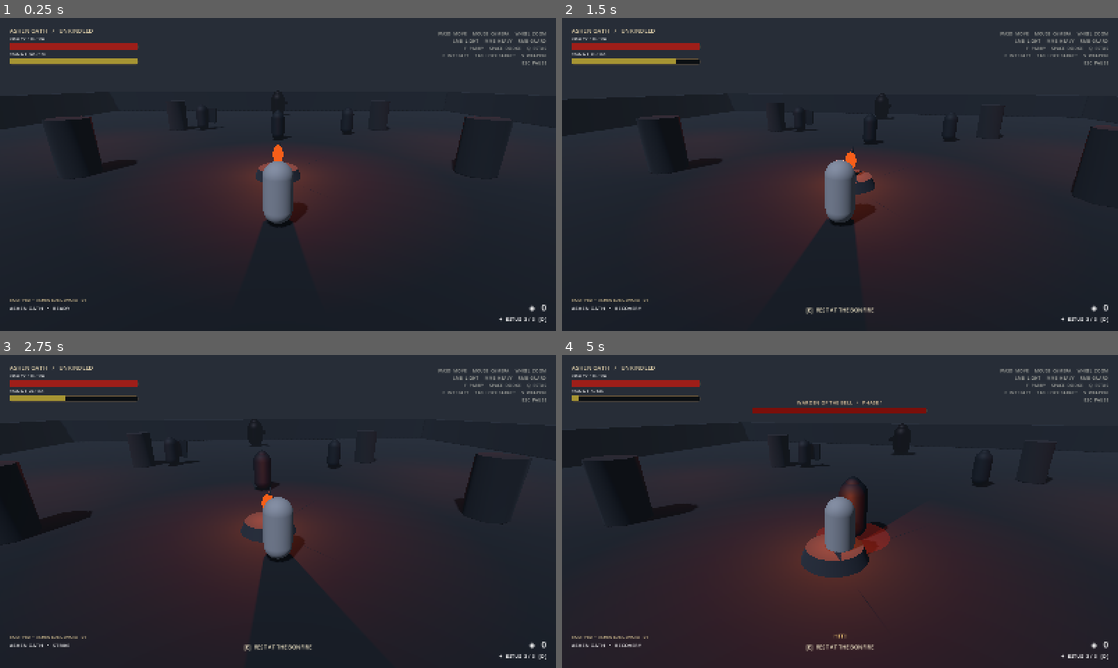
Above: before the commit, frames 1-4 (two rows, left to right).
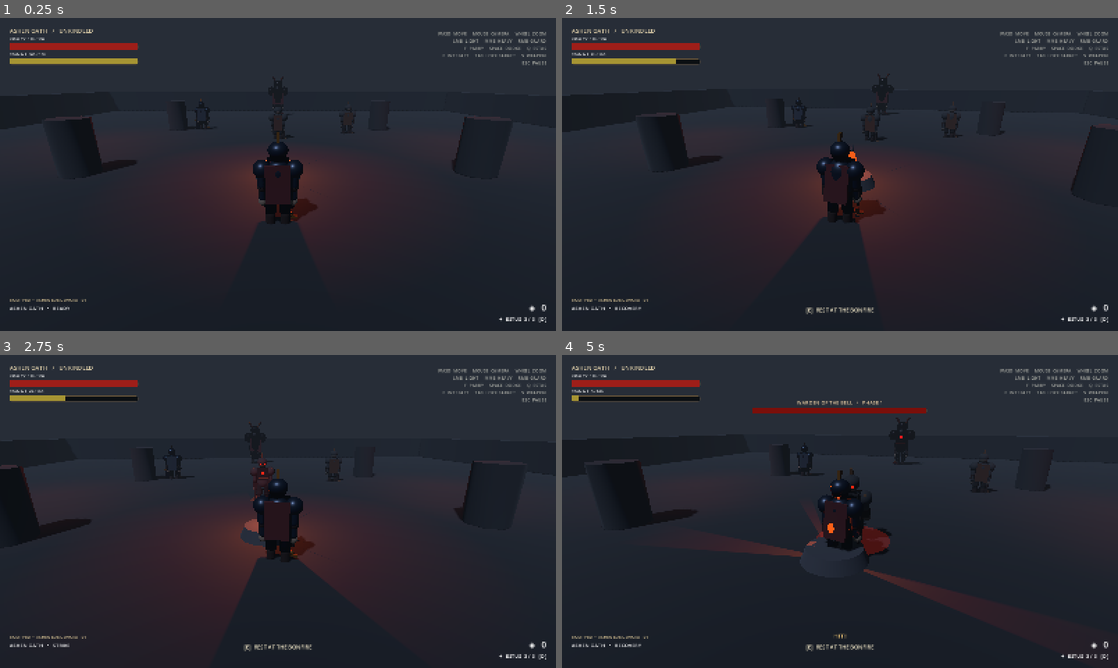
Above: after the commit, the same moments.

Repository: BigFluffyCatOnWatermelon/autism-gaming
Game: Godot game, scene res://scenes/locations/ashen_outskirts.tscn
Same seed, same stepped clock (60 frames per second), same inputs: the game is played once before the commit and once after it.
Inputs (mouse positions are in pixels of both pictures, inside the frame that each line leads up to):
- Up to frame 1 (0.25 s): no input
- Up to frame 2 (1.5 s): tap Enter at 0.5 s; move the mouse to (867, 174) at 0.52 s; hold W (move_forward) from 0.53 s (still down); right-click (867, 174) at 0.6 s; click (867, 174) at 0.67 s; tap Space (dodge) at 0.8, 1.35 s; move the mouse to (812, 174) at 1.27 s; click (812, 174) at 1.42 s
- Up to frame 3 (2.75 s): keep holding W (move_forward); tap Q (heal) at 1.55, 2.1 s; move the mouse to (289, 505) at 2.02 s; click (289, 505) at 2.17 s; tap F (parry) at 2.3 s
- Up to frame 4 (5 s): keep holding W (move_forward); move the mouse to (834, 517) at 2.77 s; tap F (parry) at 2.85 s; click (834, 517) at 2.92 s; right-click (834, 517) at 3.05 s; move the mouse to (878, 514) at 3.52 s; right-click (878, 514) at 3.6 s; click (878, 514) at 3.67 s; tap Space (dodge) at 3.8, 4.35 s; move the mouse to (795, 508) at 4.27 s; click (795, 508) at 4.42 s; tap Q (heal) at 4.55 s

The runs differ from the first frame. In frame 1, 1.8% of the frame differs, in the area x 35-64%, y 24-71%; in frame 2, 2.3%; in frame 3, 3.0%; in frame 4, 16%, in the area x 2-88%, y 20-100%.
Error after the commit: Parse Error: Cannot infer the type of "at" variable because the value doesn't have a set type. (res://scripts/world/arena_dressing.gd:110)

Commit message:
feat(soulslike): integrate visual rigs, animations, VFX and inverted camera

Diff:
--- a/soulslike/scenes/bosses/warden_of_the_bell.tscn
+++ b/soulslike/scenes/bosses/warden_of_the_bell.tscn
@@ -1,22 +1,17 @@
-[gd_scene load_steps=9 format=3]
+[gd_scene load_steps=6 format=3]
+
 [ext_resource type="Script" path="res://scripts/bosses/boss_controller.gd" id="1"]
+[ext_resource type="Script" path="res://scripts/actors/humanoid_visual.gd" id="2"]
+
 [sub_resource type="CapsuleShape3D" id="BossShape"]
 radius = 0.78
 height = 2.6
-[sub_resource type="CapsuleMesh" id="BossMesh"]
-radius = 0.78
-height = 2.6
-[sub_resource type="SphereMesh" id="BossHead"]
-radius = 0.48
-height = 0.8
-[sub_resource type="StandardMaterial3D" id="BossMaterial"]
-albedo_color = Color(0.105, 0.075, 0.075, 1)
-metallic = 0.7
-roughness = 0.55
+
 [sub_resource type="CylinderMesh" id="BossTelegraph"]
 top_radius = 1.35
 bottom_radius = 1.35
 height = 0.03
+
 [sub_resource type="StandardMaterial3D" id="BossTelegraphMaterial"]
 shading_mode = 0
 transparency = 1
@@ -24,8 +19,6 @@
 emission_enabled = true
 emission = Color(1, 0.035, 0.008, 1)
 emission_energy_multiplier = 1.0
-[sub_resource type="BoxMesh" id="BellBlade"]
-size = Vector3(0.28, 0.22, 2.3)
 
 [node name="WardenOfTheBell" type="CharacterBody3D" groups=["enemies", "bosses"]]
 collision_layer = 2
@@ -43,20 +36,11 @@
 [node name="CollisionShape3D" type="CollisionShape3D" parent="."]
 position = Vector3(0, 1.28, 0)
 shape = SubResource("BossShape")
+
 [node name="Visual" type="Node3D" parent="."]
-[node name="Torso" type="MeshInstance3D" parent="Visual"]
-position = Vector3(0, 1.26, 0)
-mesh = SubResource("BossMesh")
-material_override = SubResource("BossMaterial")
-[node name="Head" type="MeshInstance3D" parent="Visual"]
-position = Vector3(0, 2.35, -0.03)
-mesh = SubResource("BossHead")
-material_override = SubResource("BossMaterial")
-[node name="BellBlade" type="MeshInstance3D" parent="Visual"]
-position = Vector3(0.94, 1.4, -0.3)
-rotation = Vector3(0, 0, 0.22)
-mesh = SubResource("BellBlade")
-material_override = SubResource("BossMaterial")
+script = ExtResource("2")
+archetype = "warden"
+
 [node name="Telegraph" type="MeshInstance3D" parent="."]
 position = Vector3(0, 0.025, 0)
 mesh = SubResource("BossTelegraph")
--- a/soulslike/scenes/enemies/ashen_hollow.tscn
+++ b/soulslike/scenes/enemies/ashen_hollow.tscn
@@ -1,22 +1,17 @@
-[gd_scene load_steps=8 format=3]
+[gd_scene load_steps=6 format=3]
+
 [ext_resource type="Script" path="res://scripts/enemies/enemy_base.gd" id="1"]
+[ext_resource type="Script" path="res://scripts/actors/humanoid_visual.gd" id="2"]
+
 [sub_resource type="CapsuleShape3D" id="CapsuleShape_enemy"]
 radius = 0.42
 height = 1.8
-[sub_resource type="CapsuleMesh" id="CapsuleMesh_enemy"]
-radius = 0.42
-height = 1.8
-[sub_resource type="SphereMesh" id="HeadMesh"]
-radius = 0.25
-height = 0.5
-[sub_resource type="StandardMaterial3D" id="EnemyMaterial"]
-albedo_color = Color(0.12, 0.14, 0.16, 1)
-metallic = 0.35
-roughness = 0.7
+
 [sub_resource type="CylinderMesh" id="TelegraphMesh"]
 top_radius = 1.15
 bottom_radius = 1.15
 height = 0.025
+
 [sub_resource type="StandardMaterial3D" id="TelegraphMaterial"]
 shading_mode = 0
 transparency = 1
@@ -29,18 +24,15 @@
 collision_layer = 2
 collision_mask = 3
 script = ExtResource("1")
+
 [node name="CollisionShape3D" type="CollisionShape3D" parent="."]
 position = Vector3(0, 0.92, 0)
 shape = SubResource("CapsuleShape_enemy")
+
 [node name="Visual" type="Node3D" parent="."]
-[node name="Torso" type="MeshInstance3D" parent="Visual"]
-position = Vector3(0, 0.92, 0)
-mesh = SubResource("CapsuleMesh_enemy")
-material_override = SubResource("EnemyMaterial")
-[node name="Head" type="MeshInstance3D" parent="Visual"]
-position = Vector3(0, 1.65, -0.02)
-mesh = SubResource("HeadMesh")
-material_override = SubResource("EnemyMaterial")
+script = ExtResource("2")
+archetype = "hollow"
+
 [node name="Telegraph" type="MeshInstance3D" parent="."]
 position = Vector3(0, 0.025, 0)
 mesh = SubResource("TelegraphMesh")
--- a/soulslike/scenes/enemies/ashen_shield_guard.tscn
+++ b/soulslike/scenes/enemies/ashen_shield_guard.tscn
@@ -1,31 +1,11 @@
-[gd_scene load_steps=9 format=3]
+[gd_scene load_steps=5 format=3]
 
 [ext_resource type="Script" path="res://scripts/enemies/enemy_base.gd" id="1"]
+[ext_resource type="Script" path="res://scripts/actors/humanoid_visual.gd" id="2"]
 
 [sub_resource type="CapsuleShape3D" id="GuardShape"]
 radius = 0.46
 height = 1.9
-
-[sub_resource type="CapsuleMesh" id="GuardBody"]
-radius = 0.46
-height = 1.9
-
-[sub_resource type="SphereMesh" id="GuardHead"]
-radius = 0.25
-height = 0.5
-
-[sub_resource type="BoxMesh" id="ShieldMesh"]
-size = Vector3(0.88, 1.12, 0.18)
-
-[sub_resource type="StandardMaterial3D" id="GuardMaterial"]
-albedo_color = Color(0.16, 0.17, 0.19, 1)
-metallic = 0.55
-roughness = 0.68
-
-[sub_resource type="StandardMaterial3D" id="ShieldMaterial"]
-albedo_color = Color(0.24, 0.27, 0.29, 1)
-metallic = 0.78
-roughness = 0.42
 
 [sub_resource type="CylinderMesh" id="GuardTelegraph"]
 top_radius = 1.05
@@ -57,22 +37,8 @@
 shape = SubResource("GuardShape")
 
 [node name="Visual" type="Node3D" parent="."]
-
-[node name="Torso" type="MeshInstance3D" parent="Visual"]
-position = Vector3(0, 0.95, 0)
-mesh = SubResource("GuardBody")
-material_override = SubResource("GuardMaterial")
-
-[node name="Head" type="MeshInstance3D" parent="Visual"]
-position = Vector3(0, 1.7, -0.02)
-mesh = SubResource("GuardHead")
-material_override = SubResource("GuardMaterial")
-
-[node name="Shield" type="MeshInstance3D" parent="Visual"]
-position = Vector3(0.55, 1.05, -0.43)
-rotation = Vector3(0, -0.12, -0.08)
-mesh = SubResource("ShieldMesh")
-material_override = SubResource("ShieldMaterial")
+script = ExtResource("2")
+archetype = "guard"
 
 [node name="Telegraph" type="MeshInstance3D" parent="."]
 position = Vector3(0, 0.025, 0)
--- a/soulslike/scenes/locations/ashen_outskirts.tscn
+++ b/soulslike/scenes/locations/ashen_outskirts.tscn
@@ -6,6 +6,8 @@
 [ext_resource type="PackedScene" path="res://scenes/bonfires/bonfire.tscn" id="5"]
 [ext_resource type="PackedScene" path="res://scenes/bosses/warden_of_the_bell.tscn" id="6"]
 [ext_resource type="PackedScene" path="res://scenes/enemies/ashen_shield_guard.tscn" id="7"]
+[ext_resource type="Script" path="res://scripts/world/arena_dressing.gd" id="8"]
+[ext_resource type="Script" path="res://scripts/world/combat_vfx.gd" id="9"]
 
 [sub_resource type="Environment" id="Environment_world"]
 background_mode = 1
@@ -27,6 +29,12 @@
 
 [node name="AshenOutskirts" type="Node3D"]
 script = ExtResource("4")
+[node name="ArenaDressing" type="Node3D" parent="."]
+script = ExtResource("8")
+
+[node name="CombatVFX" type="Node3D" parent="."]
+script = ExtResource("9")
+
 [node name="WorldEnvironment" type="WorldEnvironment" parent="."]
 environment = SubResource("Environment_world")
 [node name="DirectionalLight3D" type="DirectionalLight3D" parent="."]
--- a/soulslike/scenes/player/player.tscn
+++ b/soulslike/scenes/player/player.tscn
@@ -4,12 +4,9 @@
 [ext_resource type="Script" path="res://scripts/actors/health_component.gd" id="2"]
 [ext_resource type="Resource" path="res://data/weapons/ashen_longsword.tres" id="3"]
 [ext_resource type="Resource" path="res://data/weapons/grave_cleaver.tres" id="4"]
+[ext_resource type="Script" path="res://scripts/actors/humanoid_visual.gd" id="5"]
 
 [sub_resource type="CapsuleShape3D" id="CapsuleShape_player"]
-radius = 0.38
-height = 1.65
-
-[sub_resource type="CapsuleMesh" id="CapsuleMesh_player"]
 radius = 0.38
 height = 1.65
 
@@ -26,9 +23,9 @@
 position = Vector3(0, 0.86, 0)
 shape = SubResource("CapsuleShape_player")
 
-[node name="Body" type="MeshInstance3D" parent="."]
-position = Vector3(0, 0.86, 0)
-mesh = SubResource("CapsuleMesh_player")
+[node name="Visual" type="Node3D" parent="."]
+script = ExtResource("5")
+archetype = "player"
 
 [node name="Health" type="Node" parent="."]
 script = ExtResource("2")
--- a/soulslike/scripts/actors/humanoid_visual.gd
+++ b/soulslike/scripts/actors/humanoid_visual.gd
@@ -20,6 +20,7 @@
 var _club: Node3D
 var _shield: Node3D
 var _eyes: StandardMaterial3D
+var _base_scale := Vector3.ONE
 
 func _ready() -> void:
 	_build_rig()
@@ -182,6 +183,7 @@
 	_mesh(self, "ChestSigil", _sphere(0.075 if archetype != "warden" else 0.12), eye_material, Vector3(0, 1.42 if archetype != "warden" else 1.82, -0.38))
 	_mesh(self, "Belt", _box(Vector3(0.62 if archetype != "warden" else 0.86, 0.12, 0.35)), leather, Vector3(0, 0.89 if archetype != "warden" else 1.12, 0))
 	_mesh(self, "Buckle", _box(Vector3(0.12, 0.14, 0.04)), trim, Vector3(0, 0.89 if archetype != "warden" else 1.12, -0.195))
+	_base_torso_material = _torso.material_override as StandardMaterial3D
 	_cape = _mesh(self, "Cloak", _box(Vector3(0.62 if archetype != "warden" else 0.96, 0.95 if archetype != "warden" else 1.2, 0.075)), cloth, Vector3(0, 1.15 if archetype != "warden" else 1.50, 0.22), Vector3.ONE, Vector3(-0.12, 0, 0))
 	if archetype == "warden":
 		_mesh(self, "ShoulderMantle", _sphere(0.45), dark_armor, Vector3(0, 2.02, 0))
@@ -283,9 +285,10 @@
 
 func _apply_proportions() -> void:
 	if archetype == "warden":
-		scale = Vector3(1.3, 1.38, 1.3)
+		_base_scale = Vector3(1.3, 1.38, 1.3)
 	elif archetype == "hollow":
-		scale = Vector3(0.96, 0.96, 0.96)
+		_base_scale = Vector3(0.96, 0.96, 0.96)
+	scale = _base_scale
 
 func _update_weapon(actor: CharacterBody3D) -> void:
 	if archetype != "player":
@@ -322,7 +325,7 @@
 func reset_visual() -> void:
 	if _death_tween != null:
 		_death_tween.kill()
-	scale = Vector3.ONE
+	scale = _base_scale
 	rotation = Vector3.ZERO
 	position = Vector3.ZERO
 	_attack_pose_time = 0.0
--- a/soulslike/scripts/bonfires/bonfire.gd
+++ b/soulslike/scripts/bonfires/bonfire.gd
@@ -6,15 +6,46 @@
 @onready var flame: MeshInstance3D = $Flame
 @onready var fire_light: OmniLight3D = $FireLight
 var elapsed := 0.0
+var ember_timer := 0.0
+var ember_rng := RandomNumberGenerator.new()
+var ember_material: StandardMaterial3D
 
 func _ready() -> void:
 	add_to_group("interactables")
+	ember_rng.randomize()
+	ember_material = StandardMaterial3D.new()
+	ember_material.shading_mode = BaseMaterial3D.SHADING_MODE_UNSHADED
+	ember_material.albedo_color = Color(1.0, 0.31, 0.045)
+	ember_material.emission_enabled = true
+	ember_material.emission = Color(1.0, 0.12, 0.01)
+	ember_material.emission_energy_multiplier = 3.0
 	_update_visual_state()
 
 func _process(delta: float) -> void:
 	elapsed += delta
+	ember_timer -= delta
+	if ember_timer <= 0.0:
+		_emit_ember()
+		ember_timer = ember_rng.randf_range(0.07, 0.16)
 	fire_light.light_energy = 2.1 + 0.22 * sin(elapsed * 9.0) + 0.1 * sin(elapsed * 17.0)
 	flame.scale = Vector3(0.85, 1.0 + 0.12 * sin(elapsed * 11.0), 0.85)
+
+func _emit_ember() -> void:
+	var ember := MeshInstance3D.new()
+	var mesh := SphereMesh.new()
+	mesh.radius = ember_rng.randf_range(0.018, 0.04)
+	mesh.height = mesh.radius * 2.0
+	mesh.radial_segments = 6
+	mesh.rings = 4
+	ember.mesh = mesh
+	ember.material_override = ember_material
+	ember.position = Vector3(ember_rng.randf_range(-0.26, 0.26), ember_rng.randf_range(0.5, 0.9), ember_rng.randf_range(-0.18, 0.18))
+	add_child(ember)
+	var tween := create_tween()
+	tween.set_parallel(true)
+	tween.tween_property(ember, "position", ember.position + Vector3(ember_rng.randf_range(-0.5, 0.5), ember_rng.randf_range(0.8, 1.8), ember_rng.randf_range(-0.5, 0.5)), ember_rng.randf_range(0.65, 1.15)).set_trans(Tween.TRANS_QUAD).set_ease(Tween.EASE_OUT)
+	tween.tween_property(ember, "scale", Vector3.ZERO, 0.9)
+	tween.chain().tween_callback(ember.queue_free)
 
 func get_interaction_text(_player: Node3D) -> String:
 	return "[E]  REST AT THE BONFIRE"
--- a/soulslike/scripts/bosses/boss_controller.gd
+++ b/soulslike/scripts/bosses/boss_controller.gd
@@ -37,7 +37,6 @@
 			if distance <= detection_range:
 				state = AIState.CHASE
 				boss_health_changed.emit(enemy_title, current_health, maximum_health, phase)
-				boss_health_changed.emit(enemy_title, current_health, maximum_health, phase)
 		AIState.CHASE:
 			if distance > detection_range * 1.8:
 				state = AIState.IDLE
@@ -74,6 +73,8 @@
 	move_and_slide()
 
 func _perform_boss_attack() -> void:
+	if body_visual.has_method("play_attack"):
+		body_visual.call("play_attack", true)
 	if not is_instance_valid(player):
 		return
 	var offset := player.global_position - global_position
@@ -106,6 +107,11 @@
 
 func _enter_phase_two() -> void:
 	phase = 2
+	if body_visual.has_method("enrage"):
+		body_visual.call("enrage")
+	var effects := get_tree().get_first_node_in_group("combat_vfx")
+	if effects != null and effects.has_method("spawn_death"):
+		effects.call("spawn_death", global_position + Vector3.UP * 1.4)
 	move_speed = phase_two_speed
 	attack_damage = phase_two_damage
 	attack_recovery = 0.78
--- a/soulslike/scripts/enemies/enemy_base.gd
+++ b/soulslike/scripts/enemies/enemy_base.gd
@@ -133,6 +133,8 @@
 		look_at(global_position + direction, Vector3.UP)
 
 func _perform_attack() -> void:
+	if body_visual.has_method("play_attack"):
+		body_visual.call("play_attack", false)
 	if not is_instance_valid(player):
 		return
 	var offset := player.global_position - global_position
@@ -198,6 +200,7 @@
 		poise_broken = current_poise <= 0.0
 	poise_regeneration_wait = poise_regeneration_delay
 	current_health = maxf(0.0, current_health - damage)
+	_spawn_combat_effect("spawn_hit", [global_position + Vector3.UP * 1.0, false, blocked_by_shield and not poise_broken])
 	_flash_hit()
 	if current_health <= 0.0:
 		_die()
@@ -215,24 +218,17 @@
 	state = AIState.STUNNED
 	state_time = 2.0
 	_set_telegraph(false)
+	_spawn_combat_effect("spawn_parry", [global_position + Vector3.UP * 1.1])
 	_flash_hit()
 
 func _flash_hit() -> void:
-	var mesh := body_visual.get_node_or_null("Torso") as MeshInstance3D
-	if mesh == null:
-		return
-	var flash := StandardMaterial3D.new()
-	flash.albedo_color = Color(1.0, 0.55, 0.42, 1.0)
-	flash.emission_enabled = true
-	flash.emission = Color(1.0, 0.18, 0.08, 1.0)
-	flash.emission_energy_multiplier = 1.5
-	mesh.material_override = flash
-	var tween := create_tween()
-	tween.tween_interval(0.11)
-	tween.tween_callback(func() -> void:
-		if is_instance_valid(mesh):
-			mesh.material_override = base_material
-	)
+	if body_visual.has_method("play_hit"):
+		body_visual.call("play_hit")
+
+func _spawn_combat_effect(method_name: StringName, arguments: Array) -> void:
+	var effects := get_tree().get_first_node_in_group("combat_vfx")
+	if effects != null and effects.has_method(method_name):
+		effects.callv(method_name, arguments)
 
 func _die() -> void:
 	state = AIState.DEAD
@@ -240,7 +236,16 @@
 	if not reward_given and is_instance_valid(player):
 		reward_given = true
 		player.add_souls(souls_reward)
-	body_visual.visible = false
+	body_visual.visible = true
+	if body_visual.has_method("play_death"):
+		body_visual.call("play_death")
+	_spawn_combat_effect("spawn_death", [global_position + Vector3.UP * 0.8])
+	var collapse := create_tween()
+	collapse.tween_interval(0.78)
+	collapse.tween_callback(func() -> void:
+		if is_instance_valid(body_visual):
+			body_visual.visible = false
+	)
 	collision_shape.set_deferred("disabled", true)
 	collision_layer = 0
 	collision_mask = 0
@@ -258,6 +263,8 @@
 	global_rotation = spawn_rotation
 	velocity = Vector3.ZERO
 	body_visual.visible = true
+	if body_visual.has_method("reset_visual"):
+		body_visual.call("reset_visual")
 	collision_shape.set_deferred("disabled", false)
 	collision_layer = 2
 	collision_mask = 3
--- a/soulslike/scripts/player/player_controller.gd
+++ b/soulslike/scripts/player/player_controller.gd
@@ -49,6 +49,7 @@
 @onready var attack_area: Area3D = $AttackArea
 @onready var camera_rig: Node3D = $CameraRig
 @onready var camera: Camera3D = $CameraRig/Camera3D
+@onready var visual_rig: Node3D = $Visual
 
 var stamina := 100.0
 var souls := 0
@@ -109,7 +110,7 @@
 	if locked_target != null and is_instance_valid(locked_target):
 		return
 	camera_yaw = wrapf(camera_yaw - relative.x * camera_sensitivity, -PI, PI)
-	camera_pitch_degrees = clampf(camera_pitch_degrees - relative.y * camera_sensitivity * 180.0 / PI, 12.0, 48.0)
+	camera_pitch_degrees = clampf(camera_pitch_degrees + relative.y * camera_sensitivity * 180.0 / PI, 12.0, 48.0)
 	camera_rig.global_rotation = Vector3(0.0, camera_yaw, 0.0)
 	_update_camera_transform()
 
@@ -343,6 +344,8 @@
 		attack_damage *= 1.8
 		riposte_ready = false
 	state = ActionState.WINDUP
+	if visual_rig.has_method("play_attack"):
+		visual_rig.call("play_attack", is_heavy)
 	var windup := (current_weapon.heavy_windup if is_heavy else current_weapon.light_windup) if current_weapon != null else (0.46 if is_heavy else 0.24)
 	action_time = windup
 	var range_scale := (current_weapon.heavy_range_scale if is_heavy else current_weapon.light_range_scale) if current_weapon != null else (1.35 if is_heavy else 1.0)
@@ -362,6 +365,9 @@
 		direction.y = 0.0
 	dodge_direction = direction.normalized() if direction.length_squared() > 0.01 else facing
 	state = ActionState.DODGING
+	if visual_rig.has_method("play_attack"):
+		visual_rig.call("play_attack", false)
+	_spawn_combat_effect("spawn_dodge", [global_position + Vector3.UP * 0.1, dodge_direction])
 	action_time = dodge_duration
 	invulnerability_time = invulnerability_duration
 	blocking = false
@@ -372,6 +378,7 @@
 	stamina -= 12.0
 	stamina_regen_wait = stamina_regen_delay
 	parry_window = parry_window_duration
+	_spawn_combat_effect("spawn_parry", [global_position + Vector3.UP * 1.0])
 	state = ActionState.RECOVERY
 	action_time = 0.34
 	blocking = false
@@ -382,6 +389,7 @@
 		return
 	flask_charges -= 1
 	health.restore(flask_heal_amount)
+	_spawn_combat_effect("spawn_heal", [global_position])
 	state = ActionState.RECOVERY
 	action_time = 0.42
 	blocking = false
@@ -434,6 +442,7 @@
 		else:
 			status_message.emit("HIT!")
 		body.receive_damage(DamageInfo.new(dealt_damage, attack_damage_type, poise, self))
+		_spawn_combat_effect("spawn_hit", [body.global_position + Vector3.UP * 0.9, is_critical, false])
 
 func receive_damage(info: DamageInfo) -> void:
 	if state == ActionState.DEAD or invulnerability_time > 0.0 or hurt_lock > 0.0:
@@ -459,6 +468,9 @@
 			action_time = 0.9
 			status_message.emit("GUARD BROKEN")
 	health.apply_damage(damage)
+	if visual_rig.has_method("play_hit"):
+		visual_rig.call("play_hit")
+	_spawn_combat_effect("spawn_hit", [global_position + Vector3.UP * 1.0, false, blocking])
 	hurt_lock = 0.22
 	stats_changed.emit()
 
@@ -548,8 +560,16 @@
 func get_flask_charges() -> int:
 	return flask_charges
 
+func _spawn_combat_effect(method_name: StringName, arguments: Array) -> void:
+	var effects := get_tree().get_first_node_in_group("combat_vfx")
+	if effects != null and effects.has_method(method_name):
+		effects.callv(method_name, arguments)
+
 func _on_depleted() -> void:
 	state = ActionState.DEAD
 	attack_area.monitoring = false
+	if visual_rig.has_method("play_death"):
+		visual_rig.call("play_death")
+	_spawn_combat_effect("spawn_death", [global_position + Vector3.UP * 0.8])
 	RunState.record_death(global_position)
 	player_died.emit()
--- a/soulslike/tests/gameplay_smoke.gd
+++ b/soulslike/tests/gameplay_smoke.gd
@@ -110,6 +110,20 @@
 	if is_equal_approx(player.camera_yaw, yaw_before):
 		_fail("Mouse-look did not rotate the third-person camera.")
 		return
+	var pitch_before := player.camera_pitch_degrees
+	player._apply_mouse_look(Vector2(0.0, -60.0))
+	if player.camera_pitch_degrees >= pitch_before:
+		_fail("The vertical camera axis is not inverted: moving the mouse up should look up.")
+		return
+	var visual := player.get_node("Visual")
+	if not visual.has_method("play_attack") or visual.get_node_or_null("Torso") == null:
+		_fail("The player procedural model or animation rig was not created.")
+		return
+	var effects := get_tree().get_first_node_in_group("combat_vfx")
+	if effects == null:
+		_fail("The combat VFX manager was not created.")
+		return
+	effects.call("spawn_hit", player.global_position + Vector3.UP, true, false)
 	var distance_before := player.camera_distance
 	player._zoom_camera(-0.65)
 	if player.camera_distance >= distance_before:
Not shown: 1 places in soulslike/scenes/locations/ashen_outskirts.tscn that only renumber resources
Not shown, changed: soulslike/CHANGELOG.md
Not shown, changed: soulslike/PROJECT_STATE.md
Not shown, changed: soulslike/TASKS.md
